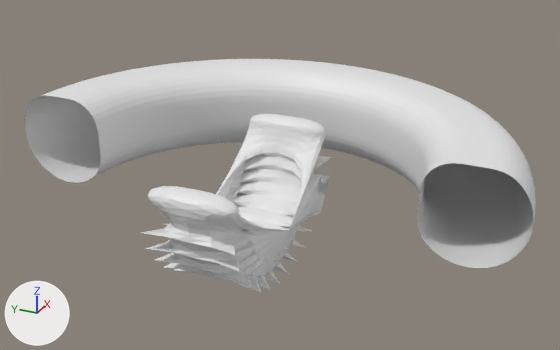
Before and after pictures for a commit that changed the Blender file Espada Matadragones.blend.
One viewpoint serves both versions: a 50 mm lens placed at (-2.81, -1.43, 6.41), pointed at (0.35, -0.01, 4.83). Every picture has the same lights, and +X, +Y and +Z are marked at lower left.

Objects in the first picture: 'MEDIA LUNA', 'Torus'.
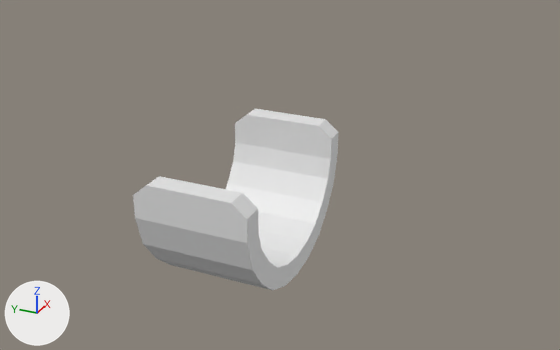
Location of each change, [x1, y1, x2, y2] in pixels of the pictures (560 x 350 px):
'Torus', deleted: before [25, 59, 536, 268]
'MEDIA LUNA', reshaped, moved, rescaled, turned, modifiers changed: before [141, 114, 332, 292]; after [133, 109, 338, 290]

The edits, one by one:
me_cylinder_001 is used by ob_media_luna; location (0.0, 0.02, 4.987); rotation (-1.571, 3.142, 0.0), in degrees (-90, 180, 0); scale (0.285, 0.255, 0.237).
me_cylinder_001 had 84 vertices, 50 faces, 27 loose edges and spanned x -1.87..1.87, y -1.87..0.44, z -1.0..0.84.
me_cylinder_001 now has 216 vertices, 202 faces and spans x -0.85..0.85, y -0.42..0.42, z -4.39..7.34.
me_cylinder_001 part 1: the whole mesh is rebuilt.
Object 'MEDIA LUNA' (ob_media_luna) turns from (-90, 180, 0) to (0, 0, 0) degrees about x, y and z.
Object 'MEDIA LUNA' (ob_media_luna) loses its SUBSURF modifier named 'Subdivision'.
Modifier setting removed (it was levels = 0).
Object 'MEDIA LUNA' (ob_media_luna) moves from (0.0, 0.02, 4.987) to (0.0, 0.0, 4.884).
Object 'MEDIA LUNA' (ob_media_luna) is rescaled from (0.285, 0.255, 0.237) to (0.579, 0.614, -0.0492).
Object 'Torus' (ob_torus) is deleted.
